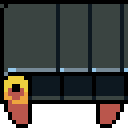
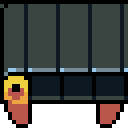
Layers edited between the first and the second 128 × 128 image:
painted on "line_l_3" (1st of 2, in "Group 10") over [24, 4, 32, 72]
